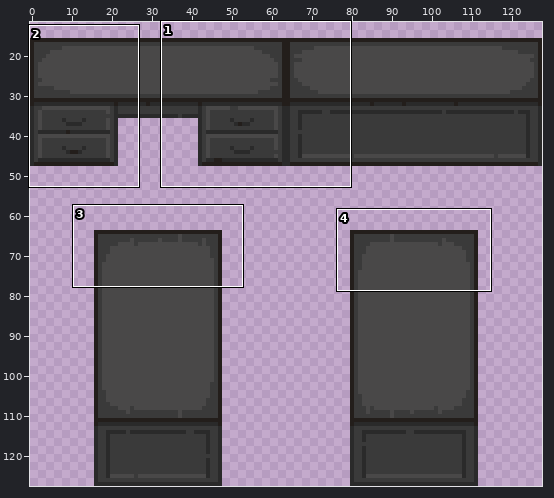
Two versions of one sprite sheet, Resources/Textures/_Nuclear14/Structures/Furniture/Tables/desks.rsi/desk_metal.png. Above, an overview of the earlier version with the close-up marked.
Close-up. Before:
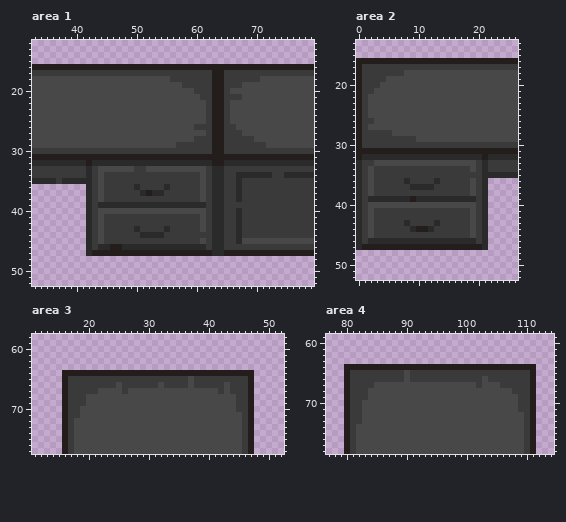
The file is 128x128 pixels. Colours within 5 levels of each other are drawn and written as one. Shown: area 1: x 33..79, y 12..52; area 2: x 0..26, y 13..52; area 3: x 11..52, y 58..77; area 4: x 77..114, y 59..78. The wide view leaves out empty margins. The commit also changed other parts of the picture, which this record leaves out.
After:
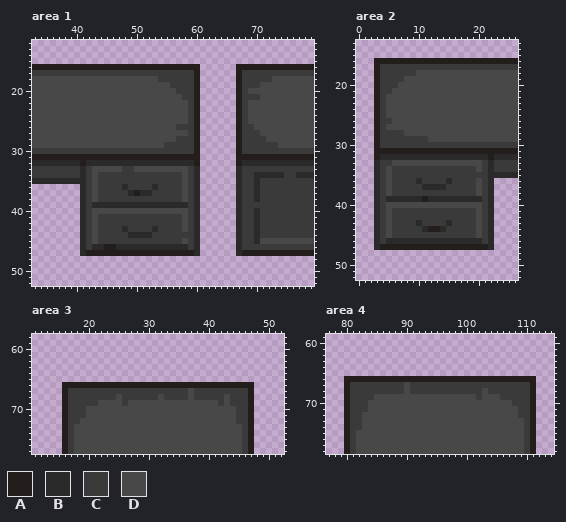
Palette (. is transparent): A #231e1b  B #2a2a2a  C #3a3a3a  D #494848
The edit:
Area 1:
y 16: x 61..66 AAAAAA -> ......
y 17: x 60..67 CCCAACCC -> A......A
y 18: x 54..55 DD -> CC; x 60..67 CCCAACCC -> A......A; x 71..72 DD -> CC
y 19: x 56..57 DD -> CC; x 60..70 CCCAACCCDDD -> A......ACCC
y 20: x 57..68 DDDCCCAACDDD -> CCCA......AC
y 21: x 58..70 DDDCCAACCCDDD -> CCA......ACCC
y 22..25: x 59..68 DDDCAACDDD -> CA......AC
y 26: x 57..69 DDDCCCAACCDDD -> CCCA......ACC
y 27: x 59..70 DDDCAACCCDDD -> CA......ACCC
y 28: x 57..67 DDDCCCAACCC -> CCCA......A; x 70..71 DD -> CC
y 29: x 55..56 DD -> CC; x 60..67 CCCAACCC -> A......A; x 72..73 DD -> CC
y 30: x 60..67 CCCAACCC -> A......A
y 31: x 61..66 AAAAAA -> ......
y 32: x 41..42 BA -> AB; x 60..67 BBBAABBB -> A......A
y 33: x 41..43 CBC -> BCD; x 48..51 DDCC -> CCDD; x 59..67 DDDCBBCCC -> CB......B
y 34: x 41..44 CBCD -> BCDC; x 58 C -> D; x 60..66 CDCBBCC -> B......; x 68..69 BB -> CC; x 73..76 CCBB -> BBCC
y 35: x 37 C -> B; x 42..44 BCD -> CDC; x 58 C -> D; x 60..66 CDCBBCC -> B......; x 70 C -> B
y 36: x 41..44 .BCD -> BCDC; x 48 C -> B; x 50 B -> C; x 53 C -> B; x 55 B -> C; x 58 C -> D; x 60..66 CDCBBCC -> B......; x 70 C -> B
y 37: x 41..44 .BCD -> BCDC; x 49..50 CC -> BA; x 52..54 ABB -> BCC; x 58 C -> D; x 60..66 CDCBBCC -> B......; x 70 C -> B
y 38: x 41..44 .BCD -> BCDC; x 58 C -> D; x 60..66 CDCBBCC -> B......; x 70 C -> B
y 39: x 41..43 .BC -> BCB; x 59 B -> C; x 61..67 BCBBCCC -> ......B
y 40: x 41..43 .BC -> BCD; x 59..66 DDDCBBCC -> CB......; x 70 C -> B
y 41..42: x 41..44 .BCD -> BCDC; x 58 C -> D; x 60..66 CDCBBCC -> B......; x 70 C -> B
y 43: x 41..44 .BCD -> BCDC; x 48 C -> B; x 50 B -> C; x 53 C -> B; x 55 B -> C; x 58 C -> D; x 60..66 CDCBBCC -> B......; x 70 C -> B
y 44: x 41..44 .BCD -> BCDC; x 49..50 CC -> BB; x 53..54 BB -> CC; x 60..66 CCCBBCC -> B......; x 70 C -> B
y 45: x 41..44 .BCD -> BCDC; x 58 C -> D; x 60..66 CDCBBCC -> B......; x 68..70 DDD -> CCB
y 46: x 41..43 .BC -> BCB; x 45 B -> A; x 47 A -> B; x 59 B -> C; x 61..67 BCBBCCC -> ......B
y 47: x 41..42 .B -> BA; x 60..67 AAABBAAA -> B......B
Area 2:
y 16: x 0..2 AAA -> ...
y 17: x 0..3 ACCC -> ...A
y 18: x 0..3 ACCC -> ...A; x 8..9 DD -> CC
y 19: x 0..3 ACCC -> ...A; x 5..7 DDD -> CCC
y 20: x 0..6 ACCCDDD -> ...ACCC
y 21: x 0..5 ACCDDD -> ...ACC
y 22..25: x 0..4 ACDDD -> ...AC
y 26: x 0..5 ACCDDD -> ...ACC
y 27: x 0..4 ACDDD -> ...AC
y 28: x 0..3 ACCC -> ...A; x 6..7 DD -> CC
y 29: x 0..3 ACCC -> ...A; x 10..11 DD -> CC
y 30: x 0..3 ACCC -> ...A
y 31: x 0..2 AAA -> ...
y 32: x 0..3 ABBB -> ...A; x 21..22 AB -> BA
y 33: x 0..5 BCCDDD -> ...BCC; x 20..22 CBC -> DCB
y 34: x 0..3 BCDC -> ...B; x 5 C -> D; x 19..22 DCBC -> CDCB
y 35: x 0..3 BCDC -> ...B; x 5 C -> D; x 21 B -> C
y 36: x 0..3 BCDC -> ...B; x 5 C -> D; x 8 B -> C; x 10 C -> B; x 13 B -> C; x 15 C -> B; x 19..22 DCB. -> CDCB
y 37: x 0..3 BCDC -> ...B; x 5 C -> D; x 9..10 BB -> CC; x 13..14 CC -> BB; x 19..22 DCB. -> CDCB
y 38: x 0..3 BCDC -> ...B; x 5 C -> D; x 19..22 DCB. -> CDCB
y 39: x 0..2 BCB -> ...; x 4 B -> C; x 9 A -> B; x 11 B -> A; x 20..22 CB. -> BCB
y 40: x 0..4 BCDDD -> ...BC; x 20..22 CB. -> DCB
y 41..42: x 0..3 BCDC -> ...B; x 5 C -> D; x 19..22 DCB. -> CDCB
y 43: x 0..3 BCDC -> ...B; x 5 C -> D; x 8 B -> C; x 10 C -> B; x 13 B -> C; x 15 C -> B; x 19..22 DCB. -> CDCB
y 44: x 0..3 BCDC -> ...B; x 5 C -> D; x 9..14 BAABCC -> CCBAAB; x 19..22 DCB. -> CDCB
y 45: x 0..3 BCDC -> ...B; x 5 C -> D; x 19..22 DCB. -> CDCB
y 46: x 0..2 BCB -> ...; x 4 B -> C; x 20..22 CB. -> BCB
y 47: x 0..3 BAAA -> ...B; x 21..22 B. -> AB
Area 3:
y 64: x 16..47 AAAAAAAAAAAAAAAAAAAAAAAAAAAAAAAA -> ................................
y 65: x 16..47 ACCCCCCCCCCCCCCCCCCCCDCCCCCCCCCA -> ................................
y 66: x 17..46 CCCCCCCCDCCCCCCDCCCCDCCCCCDCCC -> AAAAAAAAAAAAAAAAAAAAAAAAAAAAAA
y 67: x 22..25 DDDD -> CCCC; x 27..36 DDDDDDDDDD -> CCCCCCCCCC; x 38..41 DDDD -> CCCC; x 43 D -> C
y 68: x 20..24 DDDDD -> CCCCC; x 26..31 DDDDDD -> CCCCCC; x 33..36 DDDD -> CCCC; x 38..42 DDDDD -> CCCCC; x 44 D -> C
y 69: x 20..21 DD -> CC; x 26 D -> C; x 42 D -> C; x 44 D -> C
y 70: x 19 D -> C
y 71: x 19 D -> C; x 45 D -> C
y 72: x 18 D -> C; x 45 D -> C
Area 4:
y 64: x 80..111 AAAAAAAAAAAAAAAAAAAAAAAAAAAAAAAA -> ................................
y 65: x 80..111 ACCCCCCCCCDCCCCCCCCCCCCCCCCCCCCA -> ................................
y 66: x 81..110 CCCCCCCCCDCCCCCCCCCCCCDCCCCCCC -> AAAAAAAAAAAAAAAAAAAAAAAAAAAAAA
y 67: x 85..89 DDDDD -> CCCCC; x 91..101 DDDDDDDDDDD -> CCCCCCCCCCC; x 103..105 DDD -> CCC
y 68: x 84..89 DDDDDD -> CCCCCC; x 91..102 DDDDDDDDDDDD -> CCCCCCCCCCCC; x 104..107 DDDD -> CCCC
y 69: x 84 D -> C; x 102 D -> C; x 106..108 DDD -> CCC
y 70: x 83 D -> C; x 108 D -> C
y 71: x 83 D -> C
y 72: x 109 D -> C
y 74: x 82 D -> C
